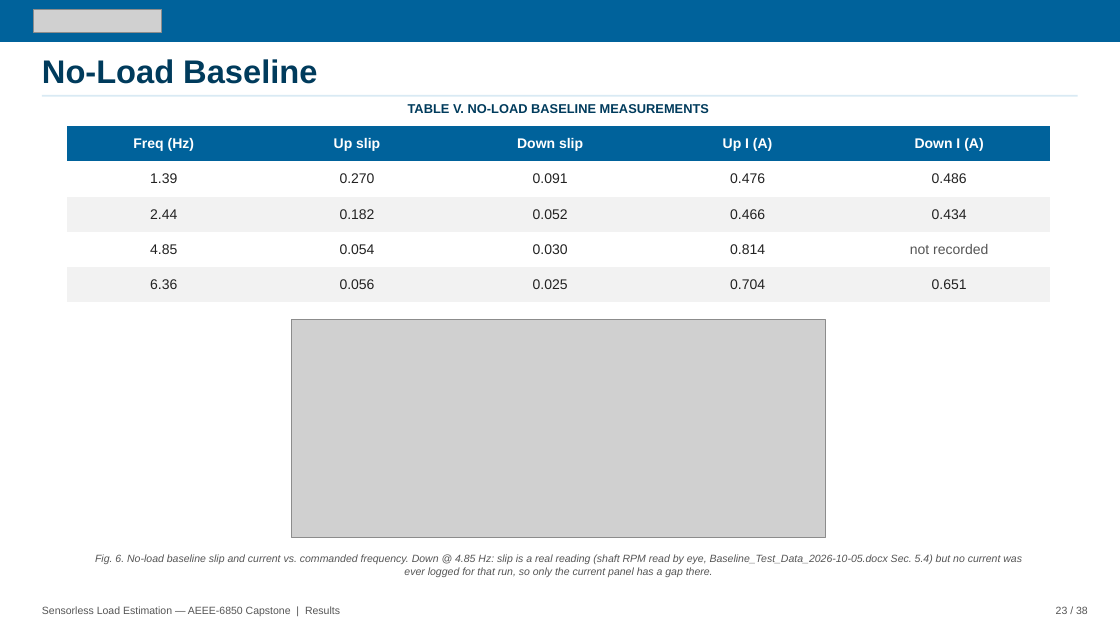
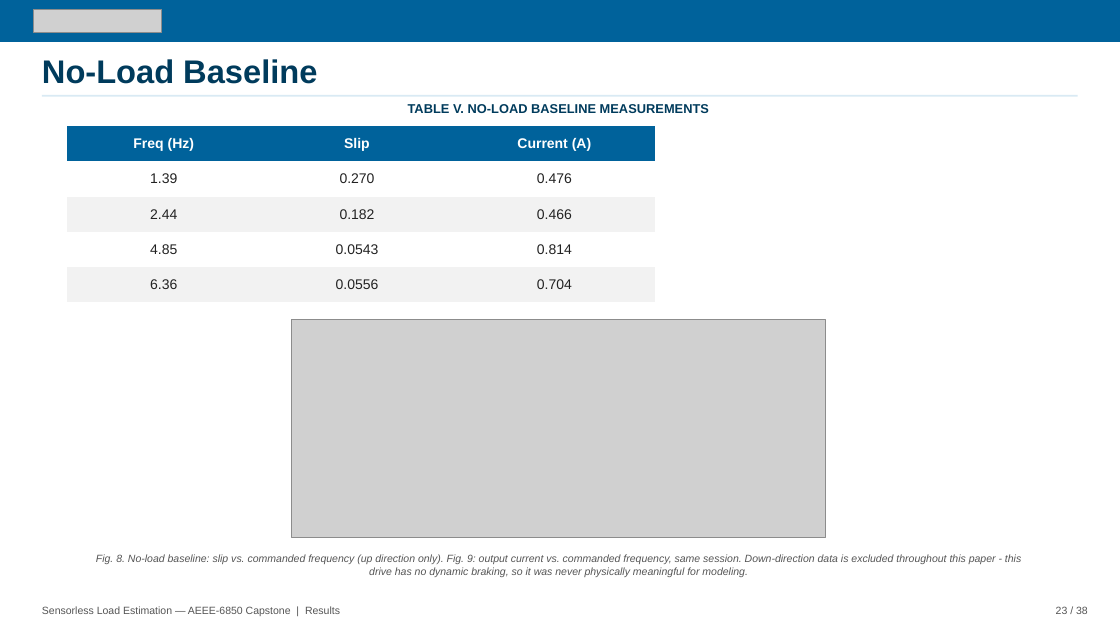
Before and after one commit to David-4529/Capstone, a slide deck: slide 23 of docs/paper/Sensorless_Load_Estimation_Deck.pptx. Drawn at 1120x630 pixels with LibreOffice and Linux fonts; fonts in the diff are those of the drawing; grey boxes stand for pictures. Boxes give left, top, right and bottom in pixels: in the first picture for what was removed or moved away, otherwise in the second. Text is boxed around its words. In the diff, an @@ line names an element or a change of style, - is before the commit and + after.

```diff
--- a/docs/paper/Sensorless_Load_Estimation_Deck.pptx
+++ b/docs/paper/Sensorless_Load_Estimation_Deck.pptx
@@ table at [67, 126, 655, 302] @@
-column 2: Up slip | 0.270 | 0.182 | 0.054 | 0.056
-column 3: Down slip | 0.091 | 0.052 | 0.030 | 0.025
-column 4: Up I (A) | 0.476 | 0.466 | 0.814 | 0.704
-column 5: Down I (A) | 0.486 | 0.434 | not recorded | 0.651
+column 2: Slip | 0.270 | 0.182 | 0.0543 | 0.0556
+column 3: Current (A) | 0.476 | 0.466 | 0.814 | 0.704
@@ table: place and size @@
-table at [67, 126, 1050, 302]
+table at [67, 126, 655, 302]
@@ text at [96, 554, 1021, 577]: text changed @@
-Fig. 6. No-load baseline slip and current vs. commanded frequency. Down @ 4.85 Hz: slip is a real reading (shaft RPM read by eye, Baseline_Test_Data_2026-10-05.docx Sec. 5.4) but no current was ever logged for that run, so only the current panel has a gap there.
+Fig. 8. No-load baseline: slip vs. commanded frequency (up direction only). Fig. 9: output current vs. commanded frequency, same session. Down-direction data is excluded throughout this paper - this drive has no dynamic braking, so it was never physically meaningful for modeling.
```
Also in this commit, not shown: 1 other slide changed.
